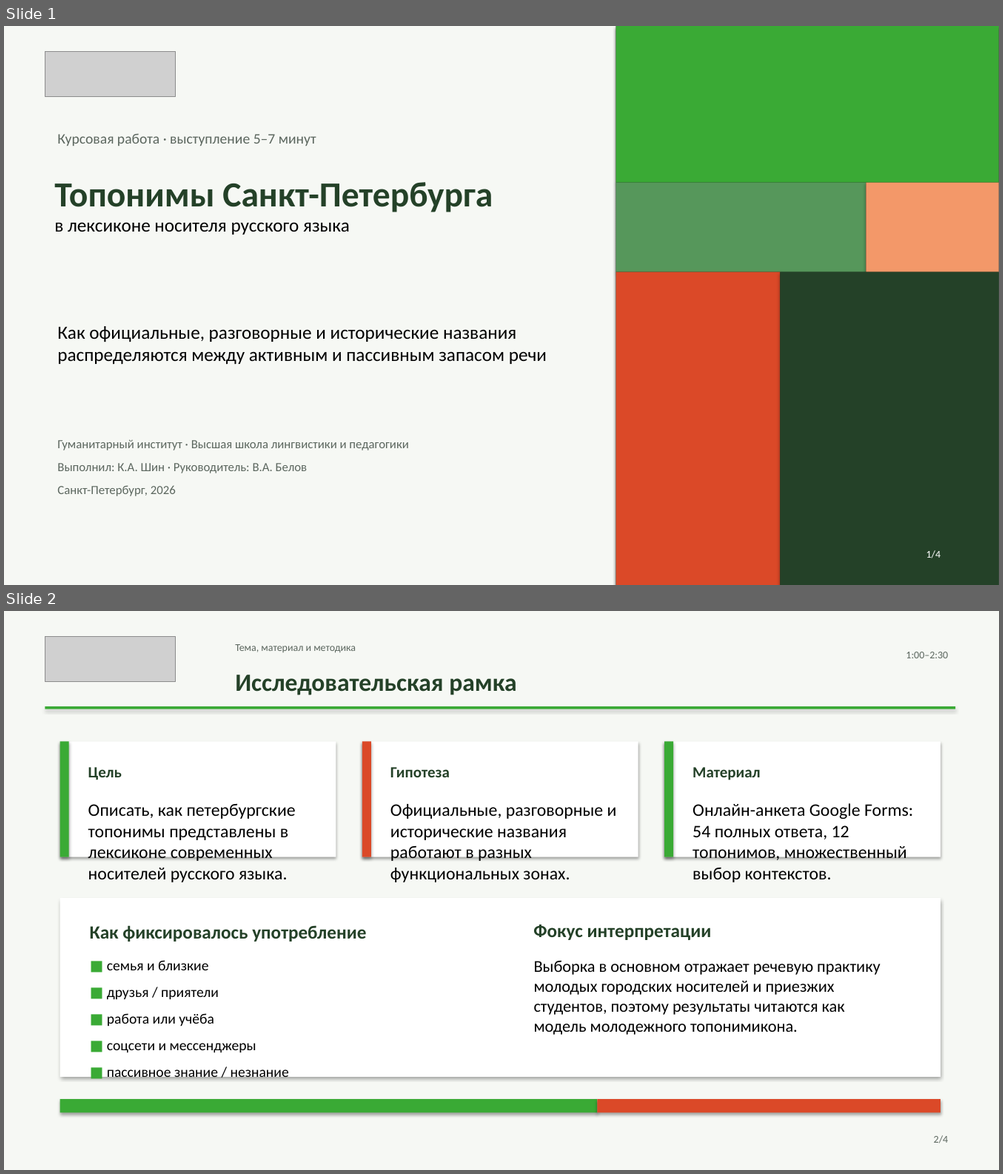
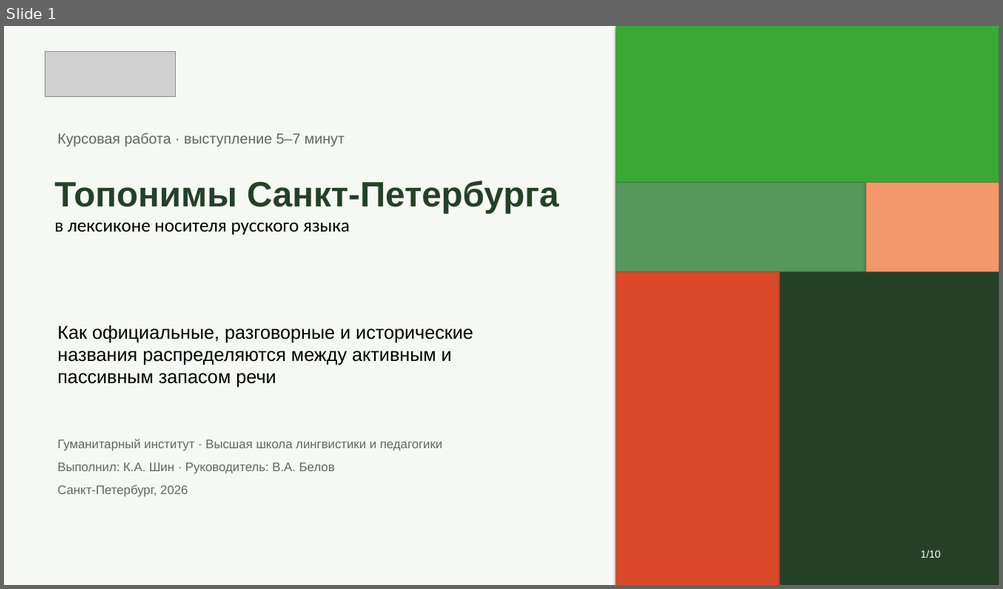
Before and after one commit to mdull2008/project, a slide deck: my_project.pptx. Shown one above the other, each under a label of ours: slides 1 and 2 before the commit, slide 1 after it. The pictures are 1003x1174 and 1003x589 pixels, drawn with LibreOffice and Linux fonts; fonts in the diff are those of the drawing; grey boxes stand for pictures. Boxes give left, top, right and bottom in pixels: in the first picture for what was removed or moved away, otherwise in the second. Text is boxed around its words. In the diff, an @@ line names an element or a change of style, - is before the commit and + after.

```diff
--- a/my_project.pptx
+++ b/my_project.pptx
@@ slide 2 removed at [4, 611, 999, 1170], background #F6F8F4 @@
@@ picture removed at [45, 636, 176, 681] @@
@@ text removed at [235, 644, 356, 653] @@
-Тема, материал и методика
@@ text removed at [905, 652, 948, 658] @@
-1:00–2:30
@@ text removed at [235, 675, 516, 695] @@
-Исследовательская рамка
@@ rectangle removed at [45, 706, 956, 709] @@
@@ rectangle removed at [60, 741, 336, 857] @@
@@ rectangle removed at [60, 741, 69, 857] @@
@@ rectangle removed at [362, 741, 638, 857] @@
@@ rectangle removed at [362, 741, 371, 857] @@
@@ rectangle removed at [664, 741, 940, 857] @@
@@ rectangle removed at [664, 741, 673, 857] @@
@@ text removed at [88, 767, 122, 780] @@
-Цель
@@ text removed at [390, 767, 449, 777] @@
-Гипотеза
@@ text removed at [692, 767, 760, 780] @@
-Материал
@@ text removed at [88, 803, 296, 883] @@
-Описать, как петербургские топонимы представлены в лексиконе современных носителей русского языка.
@@ text removed at [390, 804, 617, 883] @@
-Официальные, разговорные и исторические названия работают в разных функциональных зонах.
@@ text removed at [692, 803, 913, 883] @@
-Онлайн-анкета Google Forms: 54 полных ответа, 12 топонимов, множественный выбор контекстов.
@@ rectangle removed at [60, 898, 940, 1077] @@
@@ text removed at [90, 925, 366, 942] @@
-Как фиксировалось употребление
@@ text removed at [533, 925, 711, 940] @@
-Фокус интерпретации
@@ text removed at [107, 960, 289, 1079] @@
-■ семья и близкие
-■ друзья / приятели
-■ работа или учёба
-■ соцсети и мессенджеры
-■ пассивное знание / незнание
@@ text removed at [534, 960, 880, 1035] @@
-Выборка в основном отражает речевую практику молодых городских носителей и приезжих студентов, поэтому результаты читаются как модель молодежного топонимикона.
@@ rectangle removed at [60, 1099, 597, 1113] @@
@@ rectangle removed at [597, 1099, 940, 1113] @@
@@ text removed at [933, 1136, 948, 1144] @@
-2/4
@@ slide 1 changed as well @@
@@ text "Топонимы Санкт-Петербурга в лексиконе носителя ..." at [54, 181, 558, 235]: font Calibri to Arial in "Топонимы Санкт-Петербурга" @@
@@ font Calibri to Arial in 3 elements at [57, 133, 344, 147], [57, 325, 473, 388], [57, 439, 442, 497] @@
@@ text at [920, 551, 940, 558]: text changed; font Calibri to Arial @@
-1/4
+1/10
```
Also in this commit, not shown: 2 other slides changed, 7 slides added.
